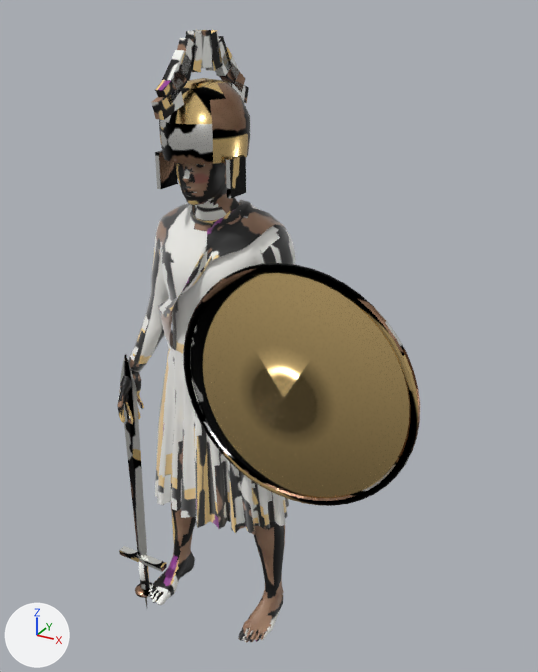
Two versions of the glTF model reels/porus/assets/soldiers_glb/alexander.glb, one commit apart.
The view is the same before and after, from a camera (50 mm lens) standing at (1.13, -1.69, 2.05) and looking at (0.15, 0.1, 1.16). The lights are fixed; the arrows at lower left show +X, +Y and +Z. The first picture is the older version. Vertices at exactly the same position are counted once.

Names of what the first picture shows: 'A_alexander'.
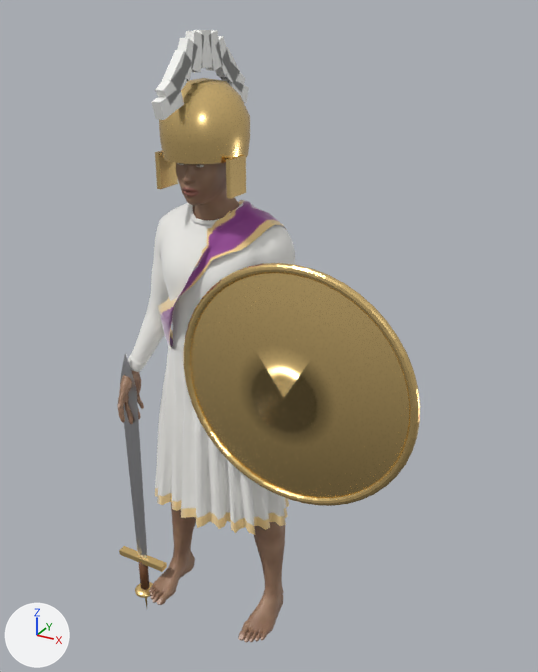
Where the change shows, as pixel boxes [x1, y1, x2, y2] in the pictures (538 x 672 px):
'A_alexander', surface changed (lighter)
    both: [117, 30, 420, 643]

Diff of the bpy script that builds the scene:
```diff
--- a/reels/porus/assets/soldiers_glb/alexander.glb.py
+++ b/reels/porus/assets/soldiers_glb/alexander.glb.py
@@ mat_k_gold2 @@
 mat_k_gold2 = principled_material('k_gold2')
-mat_k_gold2.texture = img_alexander_albedo
+mat_k_gold2.base_color = (1.0, 0.71, 0.29)  # beige #ffdb93
 mat_k_gold2.metallic = 1.0
@@ mat_crest_white @@
 mat_crest_white = principled_material('crest_white')
-mat_crest_white.texture = img_alexander_albedo
+mat_crest_white.base_color = (0.95, 0.95, 0.92)  # white #f9f9f6
 mat_crest_white.roughness = 0.8
@@ mat_k_steel_006 @@
 mat_k_steel_006 = principled_material('k_steel.006')
-mat_k_steel_006.texture = img_alexander_albedo
+mat_k_steel_006.base_color = (0.62, 0.62, 0.64)  # light grey #ceced1
 mat_k_steel_006.metallic = 1.0
@@ mat_k_gold_005 @@
 mat_k_gold_005 = principled_material('k_gold.005')
-mat_k_gold_005.texture = img_alexander_albedo
+mat_k_gold_005.base_color = (1.0, 0.71, 0.29)  # beige #ffdb93
 mat_k_gold_005.metallic = 1.0
@@ me_aspis_002 @@
 me_aspis_002.from_pydata(...)  # 22620 vertices, 44442 faces; spans x -0.39..0.68, y -0.19..0.23, z 0.0..2.0
 # used by ob_a_alexander; location = (0.0, 0.0, 0.0)
+# me_aspis_002 part 1: texture (UV) coordinates of 44400 of 44442 faces, centred in x -0.39..0.68, y -0.18..0.23, z 0.08..2.0, changed; they spanned u 0.0..1.0, v 0.0..1.0 and now span u 0.0..1.0, v 0.0..1.0
 me_aspis_002.materials.append(mat_k_gold2)
```
